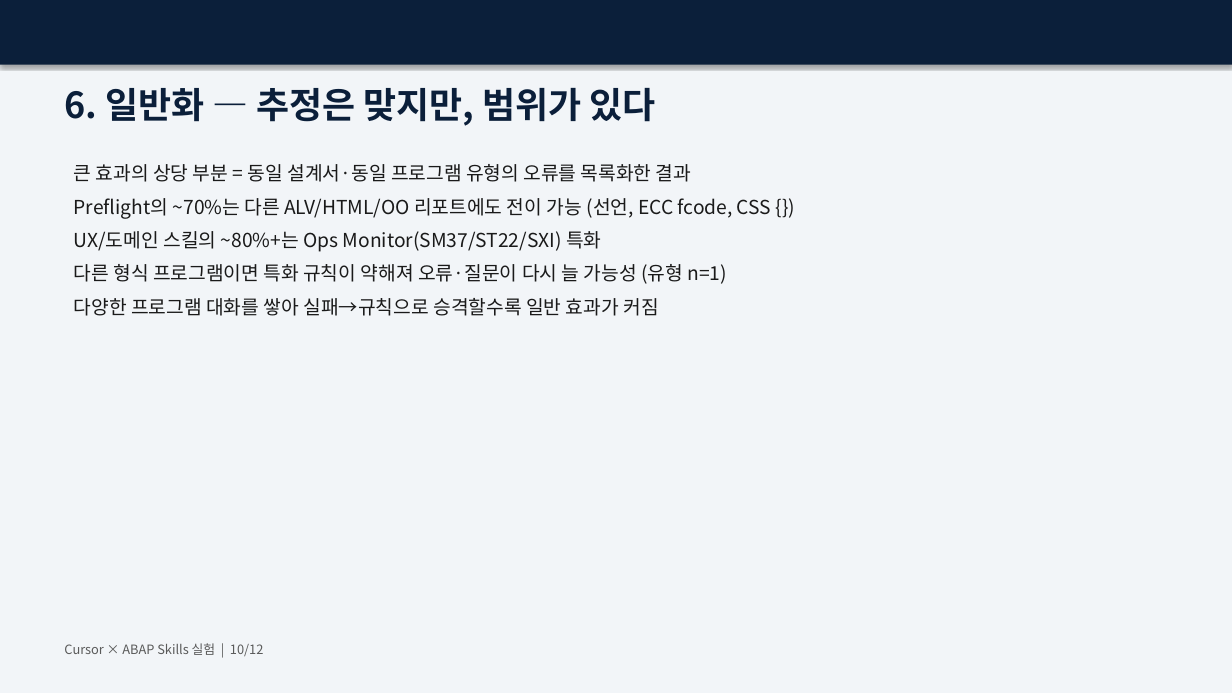
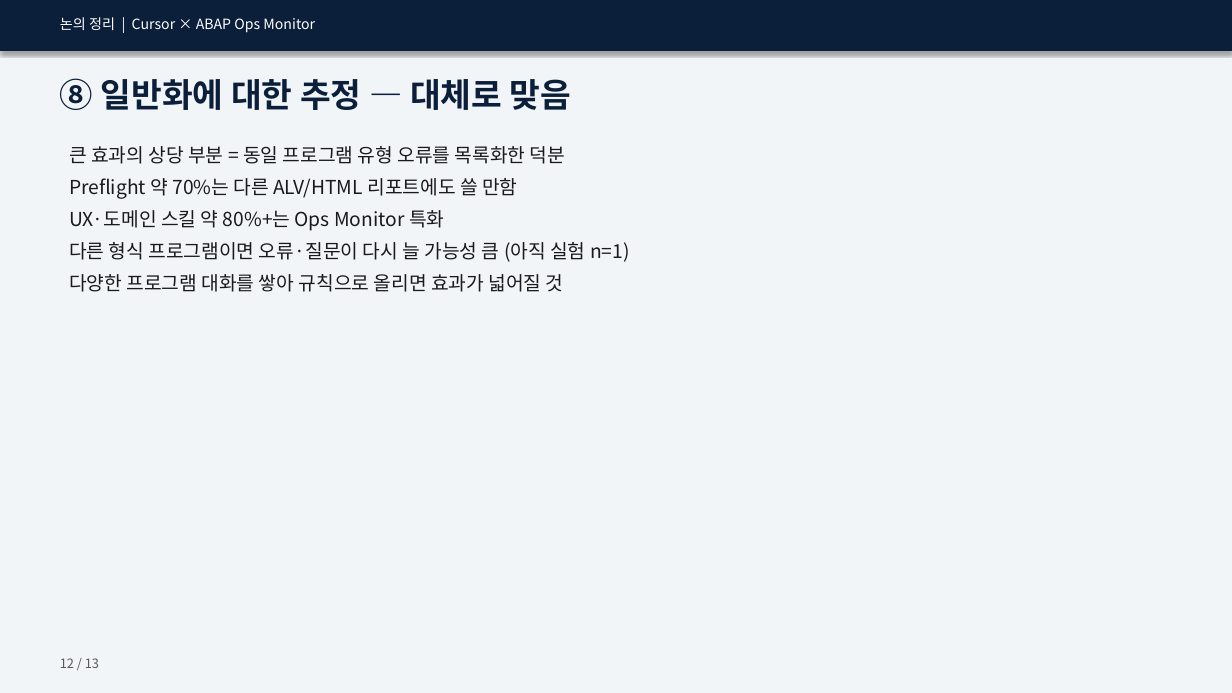
Before and after one commit to hyosungitx00/AI, a slide deck: slide 12 of docs/report/Cursor_ABAP_Skills_Parity_발표자료.pptx (slide 10 before the commit). Drawn at 1232x693 pixels with LibreOffice and Linux fonts; fonts in the diff are those of the drawing. Boxes give left, top, right and bottom in pixels: in the first picture for what was removed or moved away, otherwise in the second. Text is boxed around its words. In the diff, an @@ line names an element or a change of style, - is before the commit and + after.

```diff
--- a/docs/report/Cursor_ABAP_Skills_Parity_발표자료.pptx
+++ b/docs/report/Cursor_ABAP_Skills_Parity_발표자료.pptx
@@ rectangle: place and size @@
-rectangle at <box>0,0,1232,65</box>
+rectangle at <box>0,0,1232,51</box>
@@ text added at <box>60,17,315,33</box>, 11 pt, text #FFFFFF @@
+논의 정리 | Cursor × ABAP Ops Monitor
@@ text at <box>60,78,571,110</box>: text changed; size 28 to 26 pt @@
-6. 일반화 — 추정은 맞지만, 범위가 있다
+⑧ 일반화에 대한 추정 — 대체로 맞음
@@ text at <box>69,146,630,292</box>: text changed @@
-큰 효과의 상당 부분 = 동일 설계서·동일 프로그램 유형의 오류를 목록화한 결과
-Preflight의 ~70%는 다른 ALV/HTML/OO 리포트에도 전이 가능 (선언, ECC fcode, CSS {})
-UX/도메인 스킬의 ~80%+는 Ops Monitor(SM37/ST22/SXI) 특화
-다른 형식 프로그램이면 특화 규칙이 약해져 오류·질문이 다시 늘 가능성 (유형 n=1)
-다양한 프로그램 대화를 쌓아 실패→규칙으로 승격할수록 일반 효과가 커짐
+큰 효과의 상당 부분 = 동일 프로그램 유형 오류를 목록화한 덕분
+Preflight 약 70%는 다른 ALV/HTML 리포트에도 쓸 만함
+UX·도메인 스킬 약 80%+는 Ops Monitor 특화
+다른 형식 프로그램이면 오류·질문이 다시 늘 가능성 큼 (아직 실험 n=1)
+다양한 프로그램 대화를 쌓아 규칙으로 올리면 효과가 넓어질 것
@@ text at <box>60,658,99,668</box>: text changed @@
-Cursor × ABAP Skills 실험 | 10/12
+12 / 13
```
Also in this commit, not shown: 1 other slide changed, 11 slides added, 10 slides removed, 2 other files.
